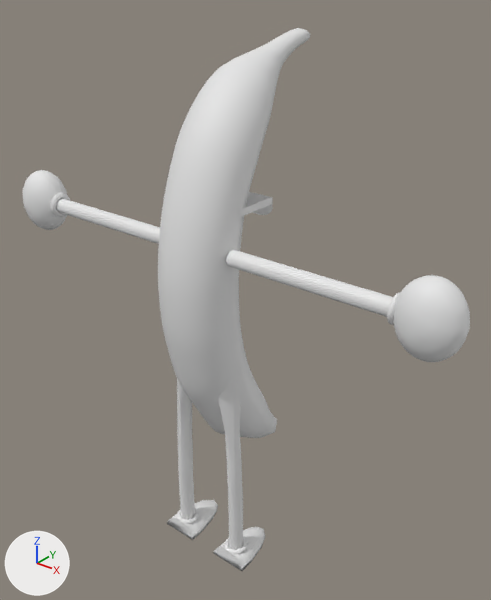
An edit to the FBX model Assets/Modelos/banana.fbx, drawn before and after from the same camera.
Rendered twice from a camera (50 mm lens) standing at (7.11, -7.62, 6.79) and looking at (-0.01, 1.27, 1.28). The lights are fixed; the arrows at lower left show +X, +Y and +Z. Where no turn or scale is listed for an object, it has been applied to the vertices. Vertices at the same position are counted once.

The older version as bpy lines, for what is in view:
```python
me_untitled = bpy.data.meshes.new('Untitled')
me_untitled.from_pydata(...)  # 2820 vertices, 2889 faces; spans x -4.57..4.56, y -0.67..2.96, z -3.76..5.9
me_untitled.materials.append(mat_amarelo)  # white #e7e7e7
ob_circle2 = bpy.data.objects.new('Circle2', me_untitled)
ob_circle2.location = (0.0, 0.0, 0.0)
```
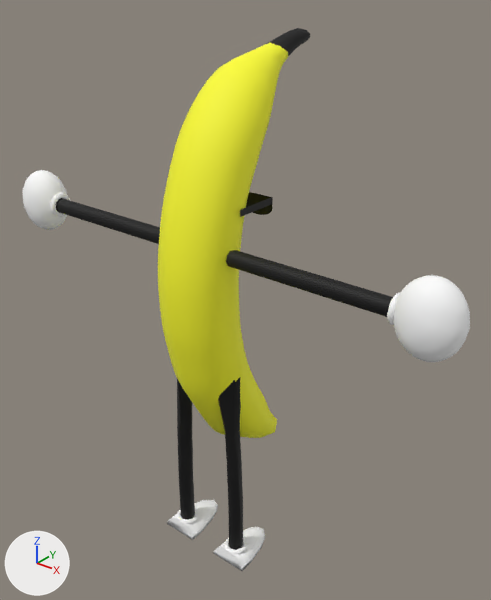
Patch to the scene script:
```diff
--- a/Assets/Modelos/banana.fbx.py
+++ b/Assets/Modelos/banana.fbx.py
@@ mat_preto_001 @@
+mat_preto_001 = principled_material('Preto.001')
+mat_preto_001.base_color = (0.0, 0.0, 0.0)  # black #000000
+mat_preto_001.roughness = 0.69
@@ mat_branco @@
+mat_branco = principled_material('Branco')
+mat_branco.base_color = (1.0, 1.0, 1.0)  # white #ffffff
+mat_branco.roughness = 0.69
@@ mat_amarelo_002 @@
+mat_amarelo_002 = principled_material('Amarelo.002')
+mat_amarelo_002.base_color = (1.0, 1.0, 0.0231)  # yellow #ffff2a
+mat_amarelo_002.roughness = 0.693
@@ me_untitled @@
 me_untitled.from_pydata(...)  # 2820 vertices, 2889 faces; spans x -4.57..4.56, y -0.67..2.96, z -3.76..5.9
 # used by ob_circle2; location = (0.0, 0.0, 0.0)
+# me_untitled part 1: 324 of the faces centred in x -0.62..0.63, y -0.56..2.15, z -2.05..5.68 switch from mat_amarelo (white #e7e7e7) to mat_amarelo_002 (yellow #ffff2a)
+# me_untitled part 2: 969 of the faces centred in x 3.54..4.56, y -0.35..0.44, z 2.1..3.3 switch from mat_amarelo (white #e7e7e7) to mat_branco (white #ffffff)
+# me_untitled part 3: 965 of the faces centred in x -4.56..-3.54, y -0.35..0.44, z 2.1..3.3 switch from mat_amarelo (white #e7e7e7) to mat_branco (white #ffffff)
+# me_untitled part 4: 354 of the faces centred in x -1.01..1.01, y -0.12..0.99, z -3.76..-3.45 switch from mat_amarelo (white #e7e7e7) to mat_branco (white #ffffff)
+# me_untitled part 5: 137 of the faces centred in x -3.26..3.26, y -0.09..0.99, z 2.55..3.42 switch from mat_amarelo (white #e7e7e7) to mat_preto_001 (black #000000)
+# me_untitled part 6: 80 of the faces centred in x -0.79..0.8, y -0.06..0.33, z -2.99..-0.05 switch from mat_amarelo (white #e7e7e7) to mat_preto_001 (black #000000)
+# me_untitled part 7: 52 of the faces centred in x -0.2..0.2, y 2.02..2.95, z 5.5..5.88 switch from mat_amarelo (white #e7e7e7) to mat_preto_001 (black #000000)
```

What differs and where, as boxes (x1, y1, x2, y2) in the pictures (491 x 600 px):
part 1 of me_untitled, recoloured (white to yellow): (158, 43, 288, 438) in both
part 2 of me_untitled, recoloured: (387, 275, 470, 362) in both
part 3 of me_untitled, recoloured: (23, 170, 71, 230) in both
part 4 of me_untitled, recoloured: (167, 500, 265, 571) in both
part 5 of me_untitled, recoloured (white to black): (56, 192, 393, 317) in both
part 6 of me_untitled, recoloured (white to black): (177, 378, 243, 550) in both
part 7 of me_untitled, recoloured (white to black): (267, 28, 310, 56) in both
